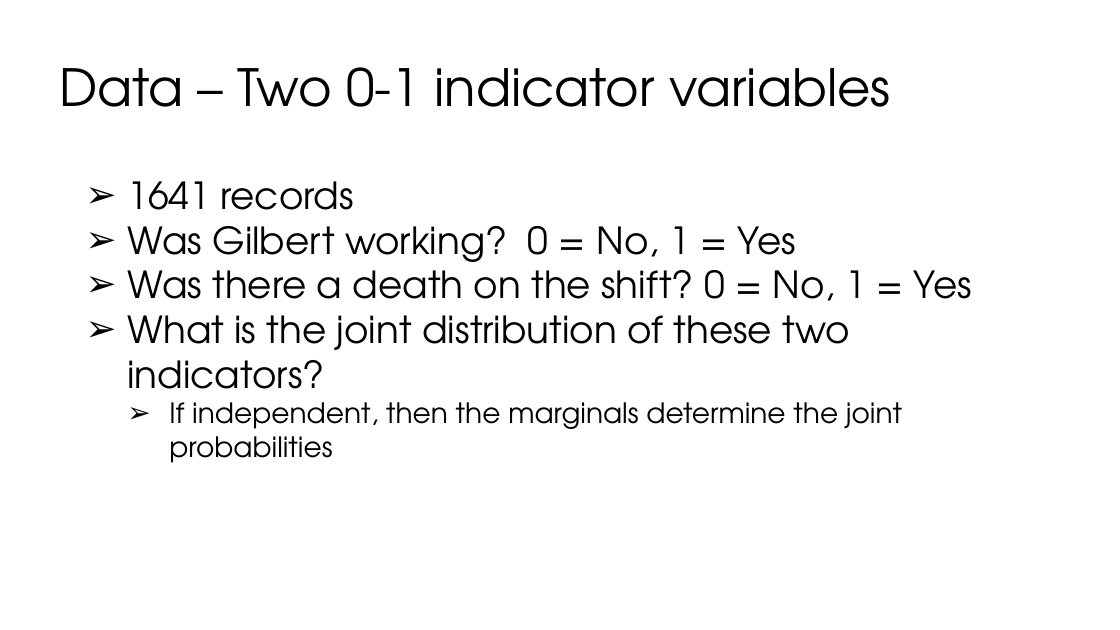
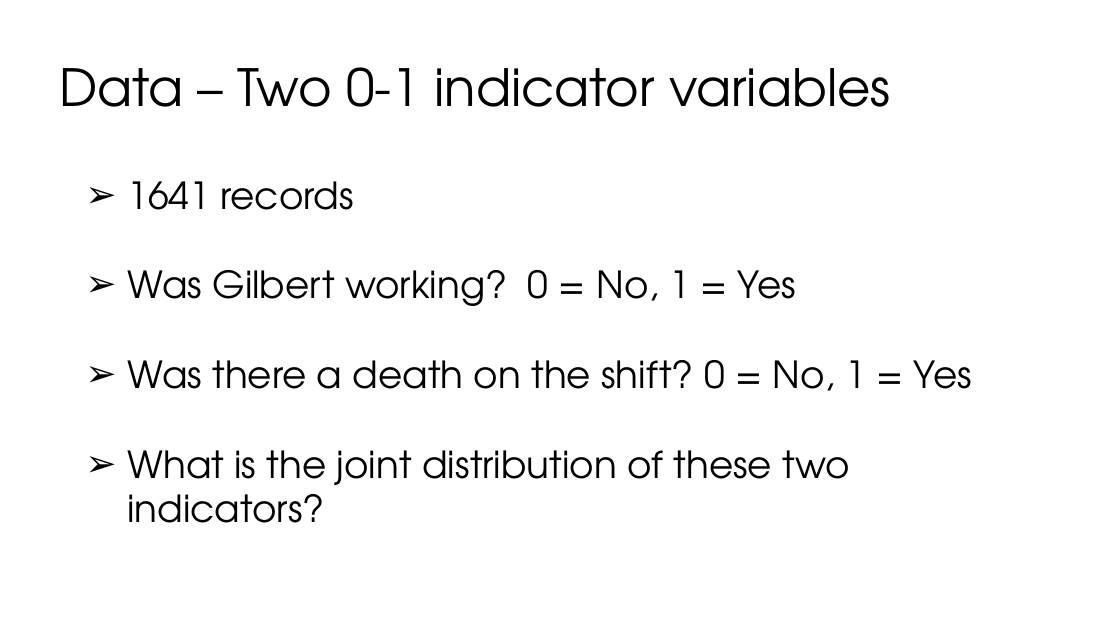
Before and after one commit to BawCOS/sp18, a slide deck: slide 18 of assets/lectures/lec24/24-hypothesis-testing.pptx. Drawn at 1120x630 pixels with LibreOffice and Linux fonts; fonts in the diff are those of the drawing. Boxes give left, top, right and bottom in pixels: in the first picture for what was removed or moved away, otherwise in the second. Text is boxed around its words. In the diff, an @@ line names an element or a change of style, - is before the commit and + after.

```diff
--- a/assets/lectures/lec24/24-hypothesis-testing.pptx
+++ b/assets/lectures/lec24/24-hypothesis-testing.pptx
@@ text at [169,402,902,463]: paragraph removed @@
-  ➢ If independent, then the marginals determine the joint probabilities
```
Also in this commit, not shown: 5 other slides changed, 1 slide removed.
